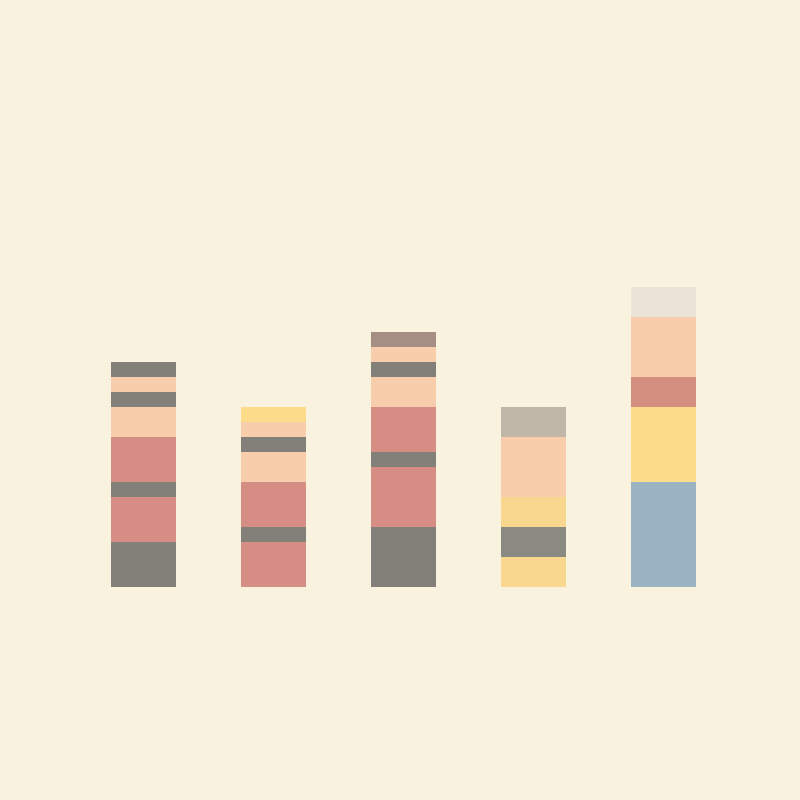
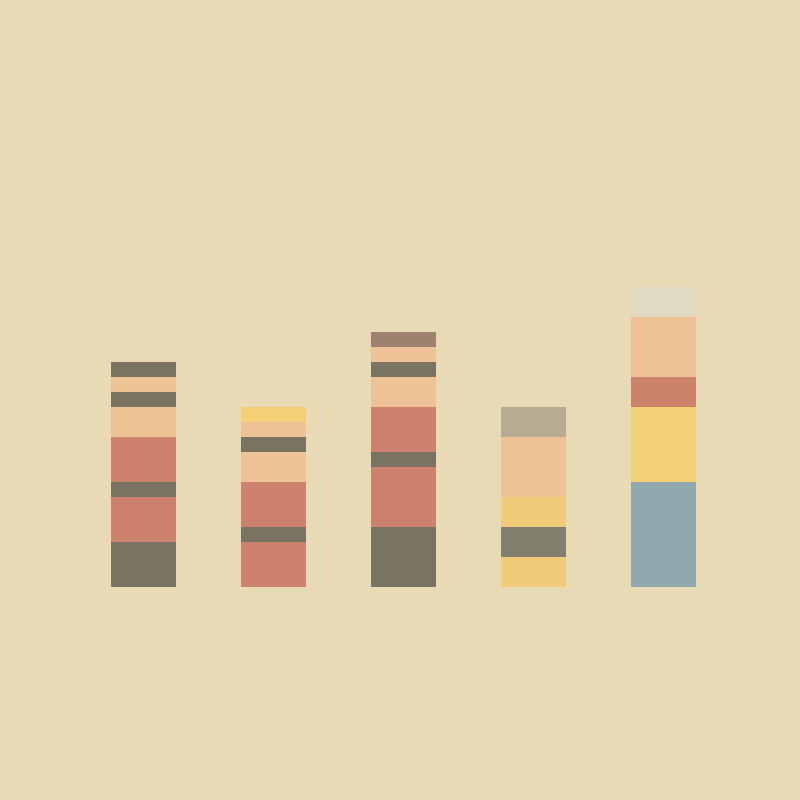
Layered file, before and after one edit (800px x 800px). Changes by layer:
painted on "Layer 5" over [0, 0, 800, 800]
